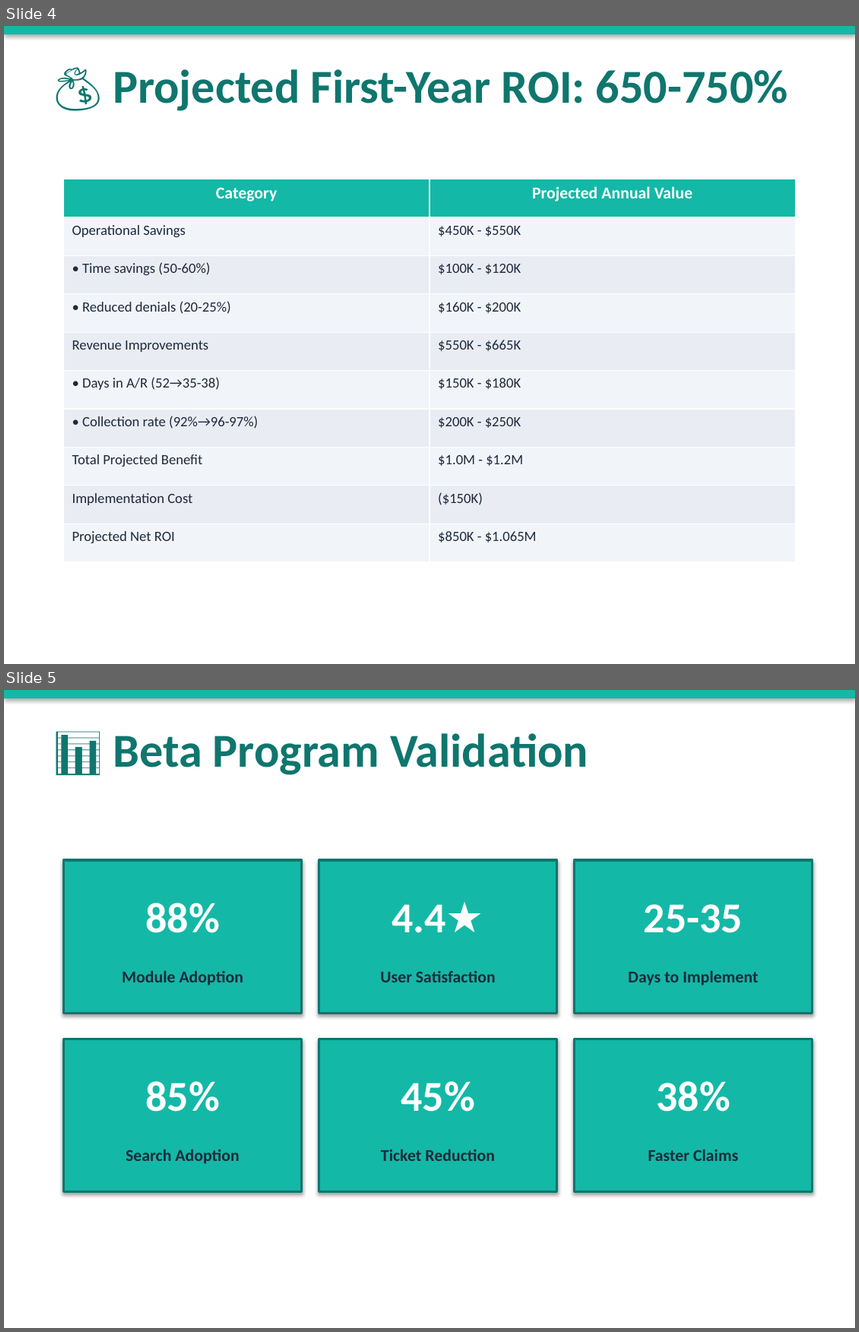
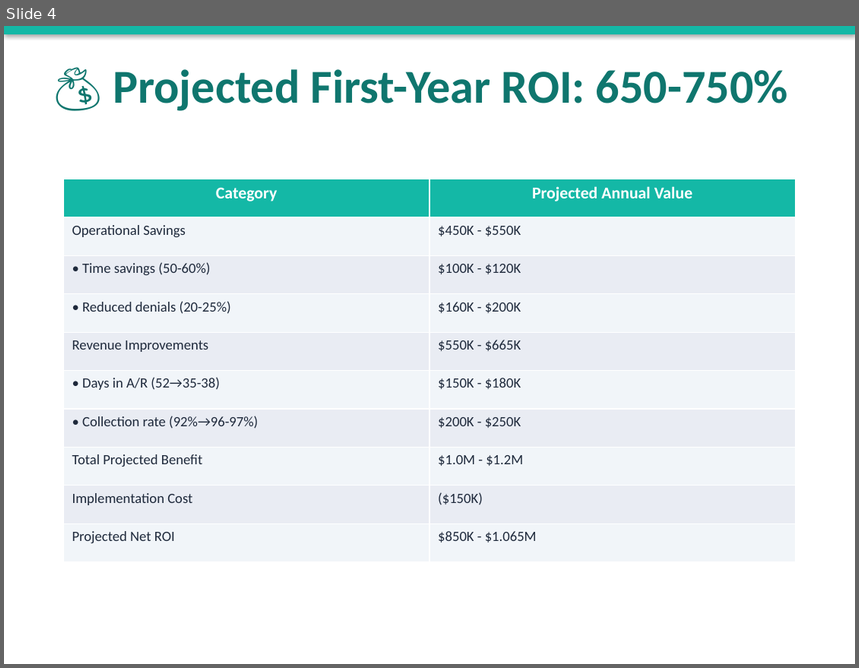
Before and after one commit to rajbizchannels/AureonCare, a slide deck: AureonCare_Executive_Presentation.pptx. Shown one above the other, each under a label of ours: slides 4 and 5 before the commit, slide 4 after it. The pictures are 859x1332 and 859x668 pixels, drawn with LibreOffice and Linux fonts; fonts in the diff are those of the drawing. Boxes give left, top, right and bottom in pixels: in the first picture for what was removed or moved away, otherwise in the second. Text is boxed around its words. In the diff, an @@ line names an element or a change of style, - is before the commit and + after.

```diff
--- a/AureonCare_Executive_Presentation.pptx
+++ b/AureonCare_Executive_Presentation.pptx
@@ slide 5 removed at [4,690,855,1328], background #FFFFFF @@
@@ rectangle removed at [4,690,855,1328] @@
@@ rectangle removed at [4,690,855,698] @@
@@ text removed at [113,733,588,775] @@
-📊 Beta Program Validation
@@ rectangle removed at [63,860,302,1014] @@
@@ rectangle removed at [319,860,557,1014] @@
@@ rectangle removed at [574,860,813,1014] @@
@@ text removed at [145,903,219,933] @@
-88%
@@ text removed at [392,902,484,933] @@
-4.4★
@@ text removed at [644,904,743,933] @@
-25-35
@@ text removed at [122,970,243,986] @@
-Module Adoption
@@ text removed at [380,971,496,983] @@
-User Satisfaction
@@ text removed at [628,970,758,986] @@
-Days to Implement
@@ rectangle removed at [63,1039,302,1192] @@
@@ rectangle removed at [319,1039,557,1192] @@
@@ rectangle removed at [574,1039,813,1192] @@
@@ text removed at [145,1081,219,1112] @@
-85%
@@ text removed at [401,1081,474,1112] @@
-45%
@@ text removed at [656,1081,730,1112] @@
-38%
@@ text removed at [126,1149,239,1164] @@
-Search Adoption
@@ text removed at [381,1149,495,1161] @@
-Ticket Reduction
@@ text removed at [648,1149,738,1161] @@
-Faster Claims
```
Also in this commit, not shown: 4 slides changed, 1 slide added, 3 other files.
